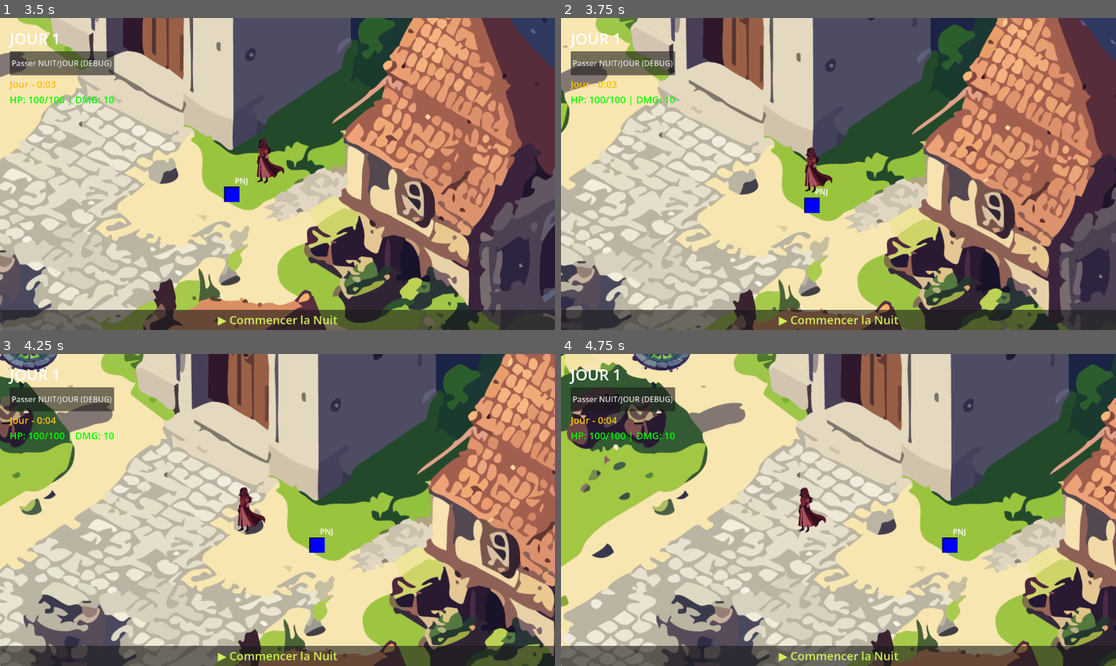
Above: before the commit, frames 1-4 (two rows, left to right).
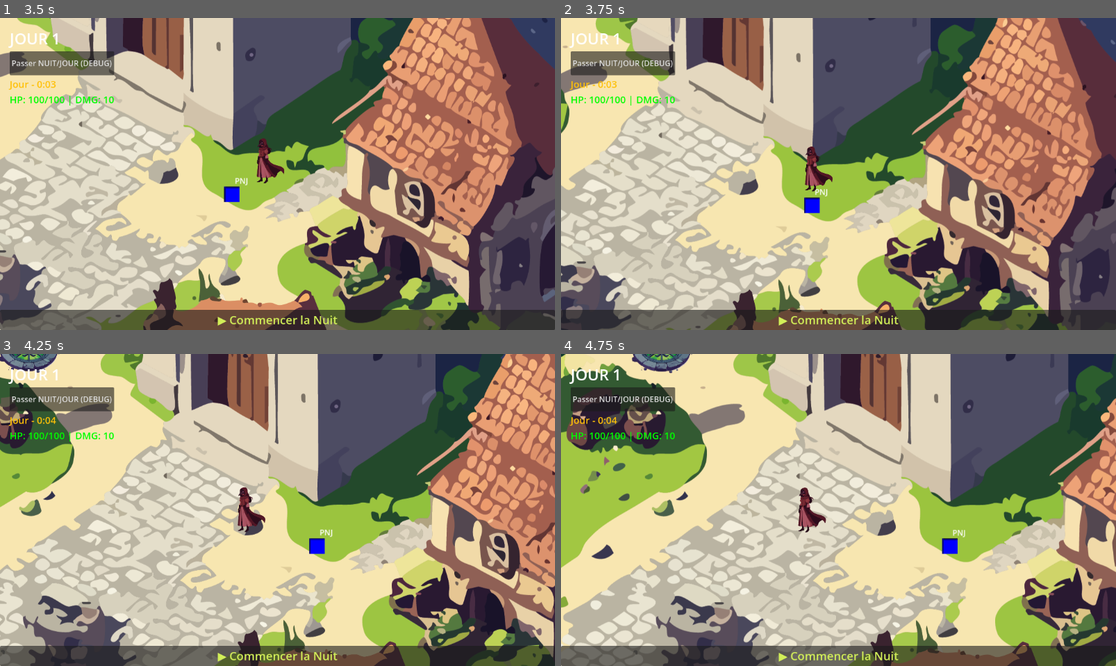
Above: after the commit, the same moments.

Repository: ekateryna18/yersinia-the-great-mortality
Game: Godot game, scene res://scenes/main.tscn
Two runs of this game, one before a commit and one after it. Both use one fixed random seed, a clock stepped at 60 frames per second and the inputs below.
Inputs:
- Up to frame 1 (3.5 s): tap Enter (ui_accept) at 0.5, 0.77, 1.52, 3.02 s; hold Right (ui_right) 0.53-1.28 s; hold Down (ui_down) 1.28-2.03 s; hold Right (ui_right) 2.03-2.78 s; hold Up (ui_up) from 2.78 s (still down)
- Up to frame 2 (3.75 s): release Up (ui_up) at 3.53 s; hold Left (ui_left) from 3.53 s (still down)
- Up to frame 3 (4.25 s): keep holding Left (ui_left); tap Enter (ui_accept) at 3.77 s
- Up to frame 4 (4.75 s): keep holding Left (ui_left); tap Enter (ui_accept) at 4.52 s

Frame 1 is identical in both runs. In frame 2, 1.5% of the frame differs, in the area x 0-100%, y 0-99%; in frame 3, 8.4%, in the area x 0-100%, y 0-100%; in frame 4, 7.8%.

Commit message:
add night map

Diff:
--- /dev/null
+++ b/scenes/maps/map_nuit.tscn
@@ -0,0 +1,27 @@
+[gd_scene format=3 uid="uid://d0j3hindseqx1"]
+
+[ext_resource type="Texture2D" uid="uid://cd88xbdyxduqq" path="res://pngs/map/Map nuit.png" id="1_7tjh5"]
+
+[node name="StaticBody2D" type="StaticBody2D" unique_id=394858962]
+
+[node name="Sprite2D" type="Sprite2D" parent="." unique_id=1277644790]
+texture = ExtResource("1_7tjh5")
+
+[node name="CollisionPolygon2D" type="CollisionPolygon2D" parent="." unique_id=275938353]
+polygon = PackedVector2Array(-1185, -492, -761, -653, -647, -619, -179, -837, -16, -776, 155, -833, 379, -733, 446, -740, 830, -579, 920, -542, 990, -1087, -12, -1438, -1757, -756, -1710, -175, -1616, -205, -1606, -265, -1239, -385, -1242, -469)
+
+[node name="CollisionPolygon2D2" type="CollisionPolygon2D" parent="." unique_id=1214498692]
+polygon = PackedVector2Array(-1713, -166, -1717, -71, -1629, -12, -886, -335, -452, -107, -868, 73, -640, 209, -636, 576, -826, 655, -1084, 503, -1159, 557, -1886, 139)
+
+[node name="CollisionPolygon2D3" type="CollisionPolygon2D" parent="." unique_id=829172724]
+build_mode = 1
+polygon = PackedVector2Array(-625, 213, -314, 75, -78, 293, -78, 293, -78, 293, -194, 360, -154, 453, -261, 498, -345, 449, -674, 600)
+
+[node name="CollisionPolygon2D4" type="CollisionPolygon2D" parent="." unique_id=1405006009]
+polygon = PackedVector2Array(-340, 917, 131, 676, 527, 874)
+
+[node name="CollisionPolygon2D5" type="CollisionPolygon2D" parent="." unique_id=1960135385]
+polygon = PackedVector2Array(-1170, 549, 41, 1238, 1037, 684, 1236, 958, 57, 1518, -1218, 759)
+
+[node name="CollisionPolygon2D6" type="CollisionPolygon2D" parent="." unique_id=1325223374]
+polygon = PackedVector2Array(869, 673, 420, 451, 1109, 64, 704, -101, 695, -403, 927, -537, 1781, -123, 1051, 673, 962, 611)
--- a/scenes/maps/night_map.tscn
+++ b/scenes/maps/night_map.tscn
@@ -1,16 +1,13 @@
 [gd_scene format=3 uid="uid://dbhekighemmgt"]
 
 [ext_resource type="Script" uid="uid://dcnnq7uij6wmt" path="res://scripts/maps/night_map.gd" id="1_aku6y"]
+[ext_resource type="PackedScene" uid="uid://d0j3hindseqx1" path="res://scenes/maps/map_nuit.tscn" id="2_slepm"]
 
 [node name="NightMap" type="Node2D" unique_id=2097946091]
-modulate = Color(1, 0, 1, 1)
 script = ExtResource("1_aku6y")
 
-[node name="Background" type="ColorRect" parent="." unique_id=811684941]
-offset_left = -1000.0
-offset_top = -1000.0
-offset_right = 1000.0
-offset_bottom = 1000.0
-color = Color(0.18218258, 0.12931871, 0.31131813, 1)
+[node name="StaticBody2D" parent="." unique_id=394858962 instance=ExtResource("2_slepm")]
+collision_layer = 2
 
 [node name="PlayerSpawn" type="Marker2D" parent="." unique_id=1205327444]
+position = Vector2(623, -611)
--- a/scenes/player/player.tscn
+++ b/scenes/player/player.tscn
@@ -15,7 +15,7 @@
 
 [node name="Player" type="CharacterBody2D" unique_id=169526855]
 scale = Vector2(2, 2)
-collision_mask = 2
+collision_mask = 3
 script = ExtResource("1_8afob")
 
 [node name="Sprite2D" type="Sprite2D" parent="." unique_id=12959731]
